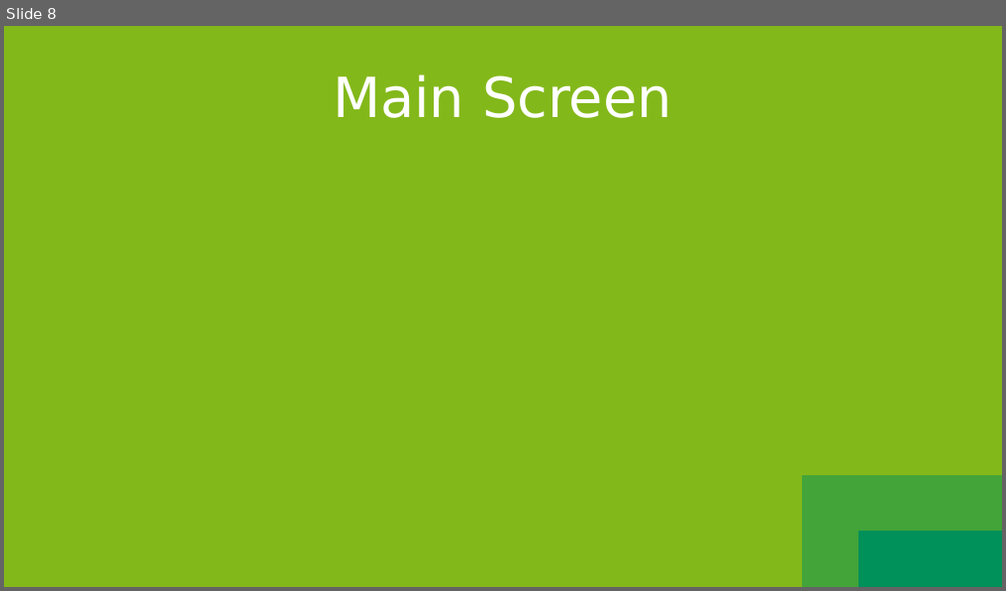
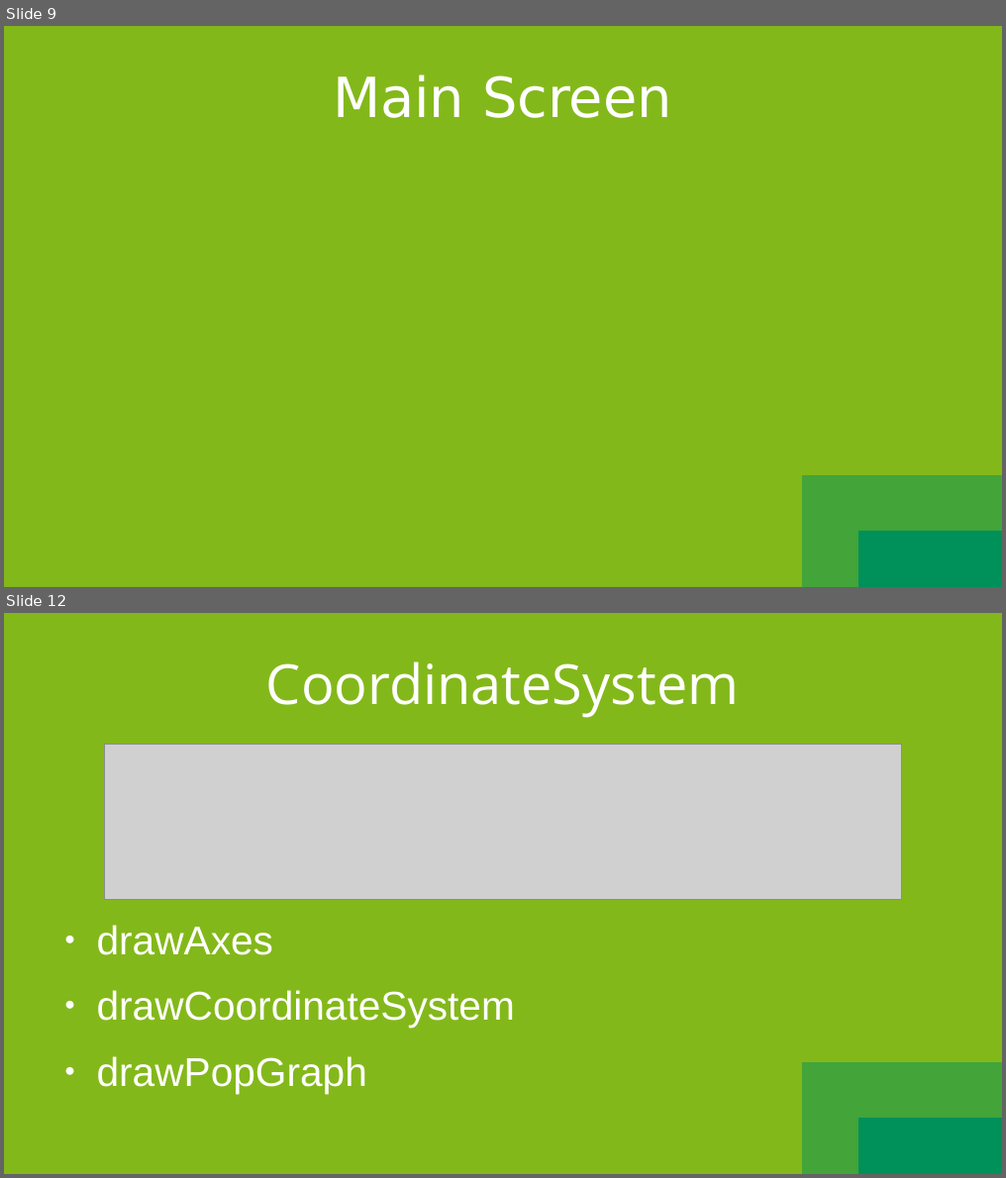
Before and after one commit to SootDan/LanchesterModell, a slide deck: Prasentation.odp. Shown one above the other, each under a label of ours: slide 8 before the commit, slides 9 and 12 after it; the slides between them are not shown. The pictures are 1006x591 and 1006x1178 pixels, drawn with LibreOffice and Linux fonts; fonts in the diff are those of the drawing; grey boxes stand for pictures. Boxes give left, top, right and bottom in pixels: in the first picture for what was removed or moved away, otherwise in the second. Text is boxed around its words. In the diff, an @@ line names an element or a change of style, - is before the commit and + after.

```diff
--- a/Prasentation.odp
+++ b/Prasentation.odp
@@ slide 12 added at [4, 613, 1002, 1174], background gradient #009059 to #42A439 to #83B81A @@
@@ title added at [266, 662, 740, 718], 44 pt, text #FFFFFF @@
+CoordinateSystem
@@ picture added at [105, 745, 901, 899] @@
@@ text added at [97, 925, 515, 1094], 32 pt, text #FFFFFF @@
+● drawAxes
+● drawCoordinateSystem
+● drawPopGraph
@@ what was slide 8 is now slide 9 @@
```
Also in this commit, not shown: 6 other slides added, 1 slide removed.
